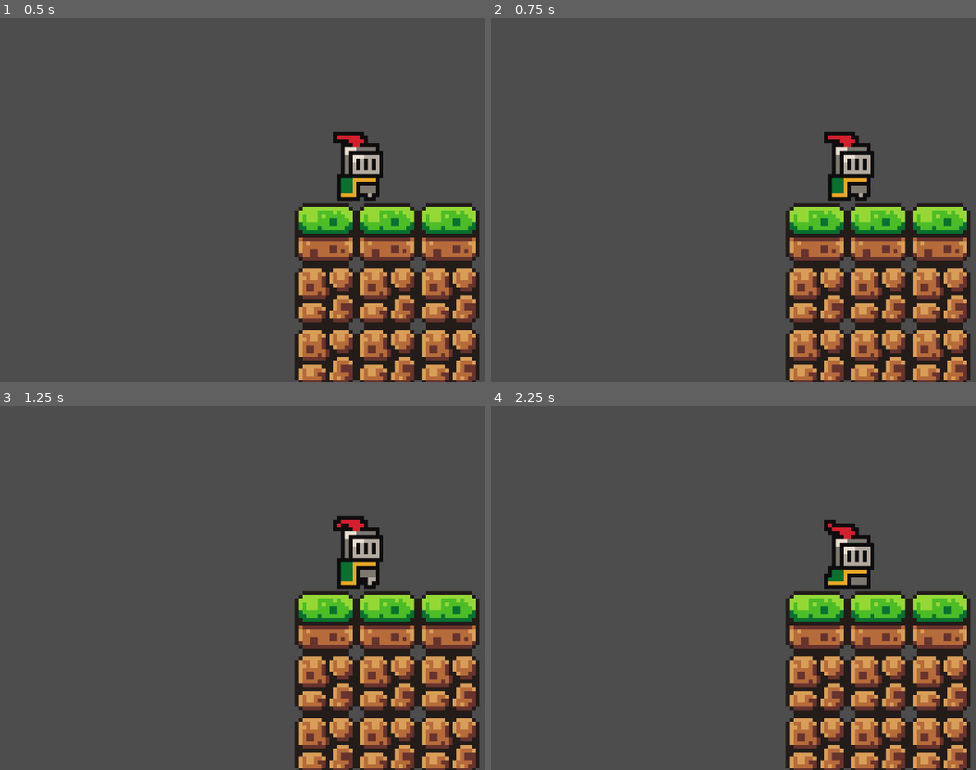
Above: before the commit, frames 1-4 (two rows, left to right).
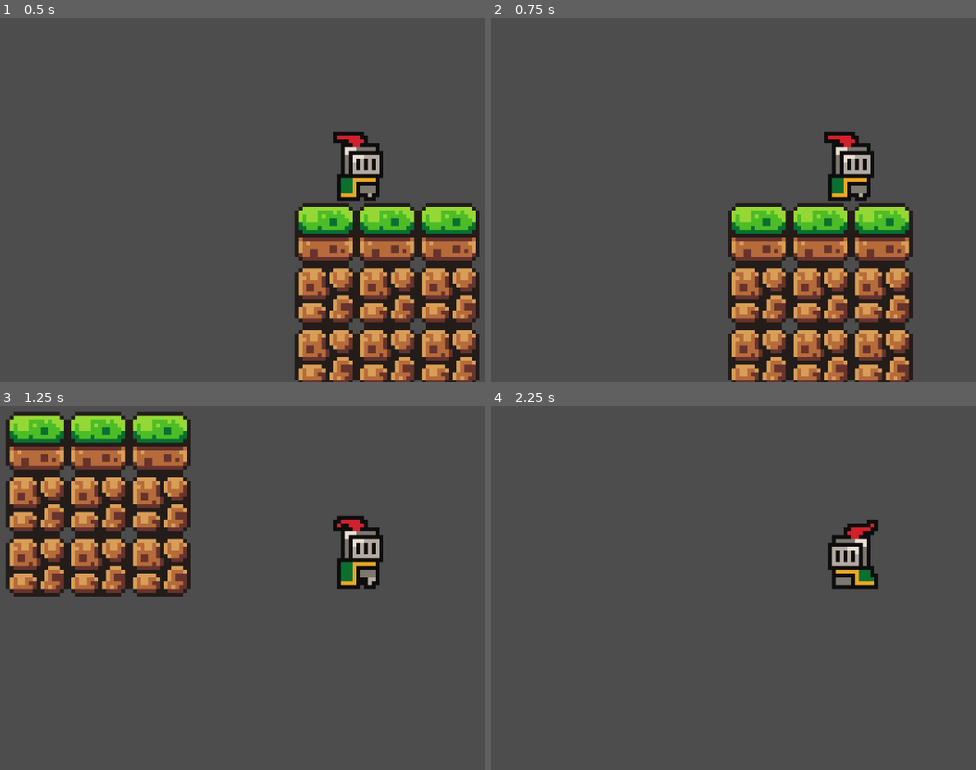
Above: after the commit, the same moments.

Repository: DrSpaniel/wallkick_godot
Game: Godot game, scene res://scenes/game.tscn
The game is run twice, just before and just after one commit, with the same random seed, the same clock (stepped at 60 frames per second) and the same inputs.
Inputs:
- Up to frame 1 (0.5 s): no input
- Up to frame 2 (0.75 s): hold Right (right, bound only after the commit) from 0.53 s (still down)
- Up to frame 3 (1.25 s): keep holding Right (right, bound only after the commit)
- Up to frame 4 (2.25 s): release Right (right, bound only after the commit) at 2.03 s; hold Left (left, bound only after the commit) from 2.03 s (still down)

Frame 1 is identical in both runs. In frame 2, 17% of the frame differs, in the area x 48-99%, y 50-100%; in frame 3, 36%, in the area x 1-99%, y 1-100%; in frame 4, 19%.

Commit message:
Added movement
Left right movement as well as sprite flip for direction

Diff:
--- a/project.godot
+++ b/project.godot
@@ -15,6 +15,33 @@
 config/features=PackedStringArray("4.4", "Forward Plus")
 config/icon="res://icon.svg"
 
+[input]
+
+left={
+"deadzone": 0.2,
+"events": [Object(InputEventKey,"resource_local_to_scene":false,"resource_name":"","device":-1,"window_id":0,"alt_pressed":false,"shift_pressed":false,"ctrl_pressed":false,"meta_pressed":false,"pressed":false,"keycode":0,"physical_keycode":4194319,"key_label":0,"unicode":0,"location":0,"echo":false,"script":null)
+, Object(InputEventKey,"resource_local_to_scene":false,"resource_name":"","device":-1,"window_id":0,"alt_pressed":false,"shift_pressed":false,"ctrl_pressed":false,"meta_pressed":false,"pressed":false,"keycode":0,"physical_keycode":65,"key_label":0,"unicode":97,"location":0,"echo":false,"script":null)
+]
+}
+right={
+"deadzone": 0.2,
+"events": [Object(InputEventKey,"resource_local_to_scene":false,"resource_name":"","device":-1,"window_id":0,"alt_pressed":false,"shift_pressed":false,"ctrl_pressed":false,"meta_pressed":false,"pressed":false,"keycode":0,"physical_keycode":4194321,"key_label":0,"unicode":0,"location":0,"echo":false,"script":null)
+, Object(InputEventKey,"resource_local_to_scene":false,"resource_name":"","device":-1,"window_id":0,"alt_pressed":false,"shift_pressed":false,"ctrl_pressed":false,"meta_pressed":false,"pressed":false,"keycode":0,"physical_keycode":68,"key_label":0,"unicode":100,"location":0,"echo":false,"script":null)
+]
+}
+up={
+"deadzone": 0.2,
+"events": [Object(InputEventKey,"resource_local_to_scene":false,"resource_name":"","device":-1,"window_id":0,"alt_pressed":false,"shift_pressed":false,"ctrl_pressed":false,"meta_pressed":false,"pressed":false,"keycode":0,"physical_keycode":87,"key_label":0,"unicode":119,"location":0,"echo":false,"script":null)
+, Object(InputEventKey,"resource_local_to_scene":false,"resource_name":"","device":-1,"window_id":0,"alt_pressed":false,"shift_pressed":false,"ctrl_pressed":false,"meta_pressed":false,"pressed":false,"keycode":0,"physical_keycode":4194320,"key_label":0,"unicode":0,"location":0,"echo":false,"script":null)
+]
+}
+down={
+"deadzone": 0.2,
+"events": [Object(InputEventKey,"resource_local_to_scene":false,"resource_name":"","device":-1,"window_id":0,"alt_pressed":false,"shift_pressed":false,"ctrl_pressed":false,"meta_pressed":false,"pressed":false,"keycode":0,"physical_keycode":4194322,"key_label":0,"unicode":0,"location":0,"echo":false,"script":null)
+, Object(InputEventKey,"resource_local_to_scene":false,"resource_name":"","device":-1,"window_id":0,"alt_pressed":false,"shift_pressed":false,"ctrl_pressed":false,"meta_pressed":false,"pressed":false,"keycode":0,"physical_keycode":83,"key_label":0,"unicode":115,"location":0,"echo":false,"script":null)
+]
+}
+
 [rendering]
 
 textures/canvas_textures/default_texture_filter=0
--- a/scripts/player.gd
+++ b/scripts/player.gd
@@ -1,13 +1,30 @@
 extends CharacterBody2D
+@onready var animated_sprite: AnimatedSprite2D = $AnimatedSprite2D
 
+const RUN_SPEED = 120
+const RUN_DECEL = 12
 
 func _process(delta: float) -> void:
 
 	if not is_on_floor():
 		velocity += get_gravity() * delta
 
+	var direction = Input.get_axis("left", "right")
+	sprite_flip(direction)
 
-
-	# var direction = Input.get_axis("left", "right")
+	if direction:
+		# Accel/decel to normal speed.
+		velocity.x = move_toward(velocity.x, RUN_SPEED*direction, RUN_DECEL)
+		# If we are not moving.
+	else:
+			# Decelerate to 0.
+		velocity.x = move_toward(velocity.x, 0, RUN_DECEL)
 
 	move_and_slide()
+
+# Function that handles the flipping of the sprite based on direction.
+func sprite_flip(direction):
+	if direction > 0:
+		animated_sprite.flip_h = false # right
+	elif direction < 0:
+		animated_sprite.flip_h = true
